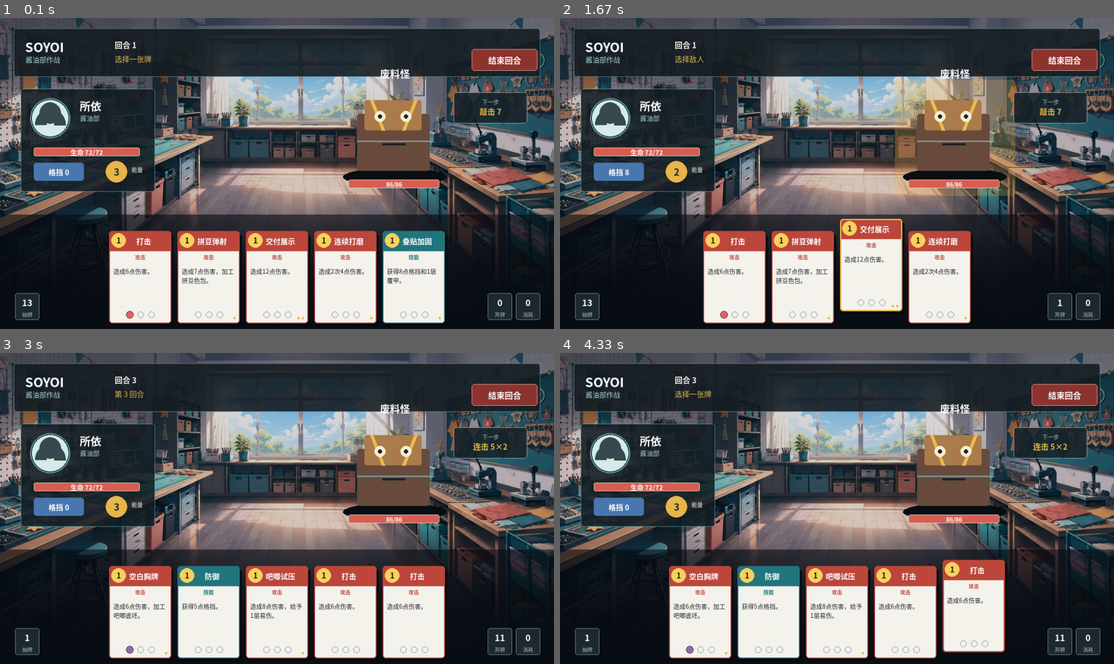
Above: before the commit, frames 1-4 (two rows, left to right).
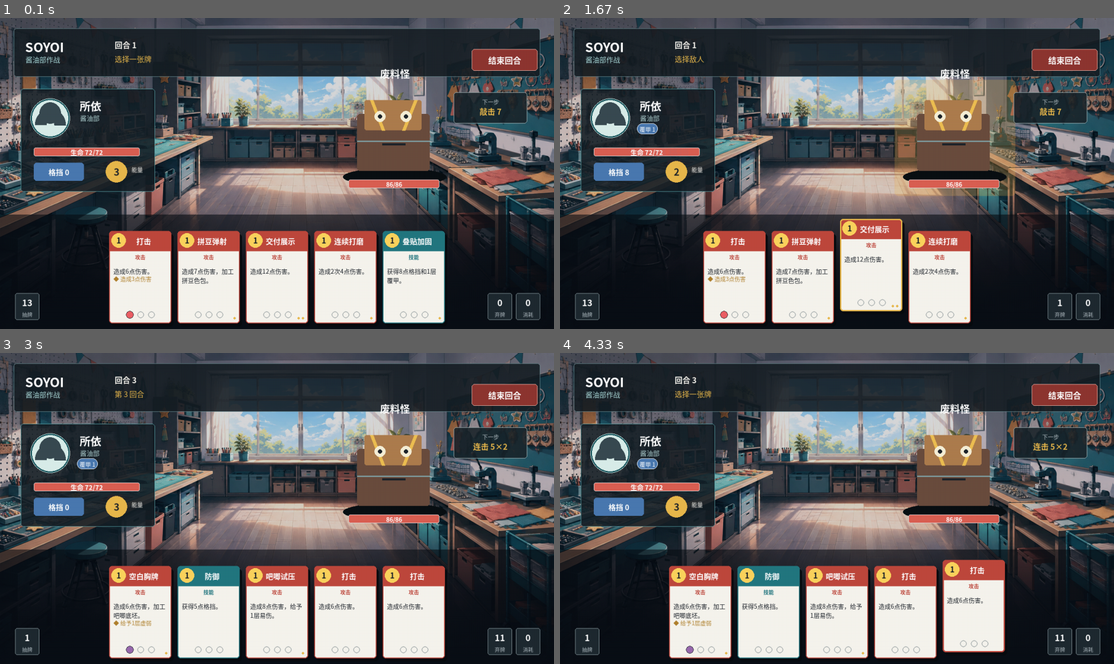
Above: after the commit, the same moments.

Repository: XueDric/Soyoi
Game: pygame game, started from soyoi_game/__main__.py
The game is run twice, just before and just after one commit, with the same random seed, the same clock (stepped at 60 frames per second) and the same inputs.
Inputs (mouse positions are in pixels of both pictures, inside the frame that each line leads up to):
- Up to frame 1 (0.1 s): no input
- Up to frame 2 (1.67 s): click (770, 276) at 0.38 s; click (975, 276) at 0.72 s; click (803, 276) at 1.05 s; click (870, 276) at 1.38 s
- Up to frame 3 (3 s): tap Enter at 1.67 s; click (415, 611) at 2.05 s; tap Space at 2.33 s; click (199, 443) at 2.72 s
- Up to frame 4 (4.33 s): click (975, 611) at 3.05 s; click (975, 611) at 3.38 s; click (975, 611) at 3.72 s; click (975, 611) at 4.05 s

The runs differ from the first frame. In frame 1, less than 0.1% of the frame differs, in the area x 20-28%, y 83-85%; in frame 2, 0.2%, in the area x 13-34%, y 33-85%; in frame 3, 0.2%; in frame 4, 0.2%.

Commit message:
feat(ui): show status pills and material tooltips in pygame demo
- Add STATUS_STYLE mapping (power name -> display label + color) and
  draw_statuses() to render active powers as small pills.
- Show player status under the avatar/name area (above HP bar) and
  enemy status below the enemy HP bar.
- Append material effects (gold '◆ ...') to the card face once a carrier
  has materials equipped.
- Track material-slot hitboxes and draw a floating tooltip on hover,
  listing each attached material's category and effect text.

Diff:
--- a/soyoi_game/ui/pygame_demo.py
+++ b/soyoi_game/ui/pygame_demo.py
@@ -18,6 +18,7 @@
 from ..content.soyoi_cards import PLAYABLE_REWARD_CARDS
 from ..core.cards import Card, CardRarity, CardType, PileType, TargetType
 from ..core.combat import CombatState
+from ..core.creature import Creature
 from ..core.enemy import Enemy, Intent, IntentAction
 from ..core.player import Player
 from ..soyoi.card import get_loadout
@@ -55,6 +56,19 @@
     "badge_blank": (104, 142, 193),
     "liquid_glue": (153, 105, 174),
     "self_sealing_bag": (90, 170, 102),
+}
+
+# 状态（Power）显示：显示名 + 颜色。键与前缀 powers.Powers 一致。
+STATUS_STYLE: dict[str, tuple[str, tuple[int, int, int]]] = {
+    "Strength": ("力量", (232, 184, 76)),
+    "Dexterity": ("敏捷", (104, 142, 193)),
+    "Vulnerable": ("易伤", (218, 96, 83)),
+    "Weak": ("虚弱", (153, 105, 174)),
+    "Poison": ("中毒", (90, 170, 102)),
+    "Thorns": ("荆棘", (146, 129, 100)),
+    "Vigor": ("活力", (238, 190, 62)),
+    "Plating": ("覆甲", (74, 121, 176)),
+    "TempStrength": ("临时力量", (232, 184, 76)),
 }
 
 
@@ -140,6 +154,7 @@
             pygame.image.load(str(BACKGROUND_PATH)).convert(), (WIDTH, HEIGHT)
         )
         self.card_rects: list[tuple[Card, pygame.Rect]] = []
+        self._material_slots: list[tuple[Card, int, object, pygame.Rect]] = []
         self.enemy_rect = pygame.Rect(785, 155, 255, 245)
         self.end_turn_rect = pygame.Rect(1090, 72, 152, 50)
         self.restart_rect = pygame.Rect(540, 405, 200, 54)
@@ -321,6 +336,9 @@
         draw_text(self.canvas, str(player.energy), 22, INK, (269, 355), bold=True, anchor="center")
         draw_text(self.canvas, "能量", 13, PAPER, (304, 349), anchor="midleft")
 
+        # 状态显示：头像右侧、酱油部下边（血条上方）区域
+        self.draw_statuses(player, 178, 244, max_width=190, line_height=20)
+
     def draw_enemy(self) -> None:
         target = self.enemy_rect
         selected = self.selected_card is not None
@@ -351,6 +369,11 @@
         hp_rect = pygame.Rect(805, 374, 210, 20)
         draw_bar(self.canvas, hp_rect, self.enemy.hp, self.enemy.max_hp, CORAL)
         draw_text(self.canvas, f"{self.enemy.hp}/{self.enemy.max_hp}", 14, WHITE, hp_rect.center, bold=True, anchor="center")
+
+        # 状态显示：怪物血条下方
+        px = target.centerx - 100
+        self.draw_statuses(self.enemy, px, 402, max_width=200, line_height=20)
+
         intent_rect = pygame.Rect(1048, 172, 170, 72)
         draw_panel(self.canvas, intent_rect, (26, 36, 42, 225), (173, 190, 191))
         draw_text(self.canvas, "下一步", 13, MUTED, (intent_rect.centerx, 183), anchor="midtop")
@@ -370,6 +393,78 @@
             draw_text(self.canvas, str(count), 20, WHITE, (rect.centerx, rect.y + 20), bold=True, anchor="center")
             draw_text(self.canvas, label, 12, MUTED, (rect.centerx, rect.bottom - 12), anchor="center")
 
+    def draw_statuses(self, creature: Creature, x: int, y: int, *, max_width: int = 280, align: str = "left", line_height: int = 22) -> None:
+        """渲染一个生物当前持有的状态（力量/易伤/虚弱等）为一行小胶囊。
+
+        align="left" 从左往右排，align="center" 居中排。返回绘制到的 y。
+        """
+        powers = getattr(creature, "powers", {})
+        # 只显示层数 > 0 的状态，按固定的 STATUS_STYLE 顺序
+        active = [(k, v.amount) for k, v in powers.items() if getattr(v, "amount", 0) > 0]
+        if not active:
+            return y
+        # 按 key 排序，保证稳定展示顺序
+        active.sort(key=lambda kv: kv[0])
+        cursor = x
+        for key, amount in active:
+            label = STATUS_STYLE.get(key, (key, MUTED))[0]
+            color = STATUS_STYLE.get(key, (key, MUTED))[1]
+            text = f"{label} {amount}"
+            image = font(13).render(text, True, (255, 255, 255))
+            w, h = image.get_size()
+            pad_x, pad_y = 6, 3
+            pill_w, pill_h = w + pad_x * 2, h + pad_y * 2
+            if cursor + pill_w > x + max_width:
+                break
+            rect = pygame.Rect(cursor, y, pill_w, pill_h)
+            pygame.draw.rect(self.canvas, (*color, 235), rect, border_radius=pill_h // 2)
+            pygame.draw.rect(self.canvas, (255, 255, 255), rect, 1, border_radius=pill_h // 2)
+            self.canvas.blit(image, image.get_rect(center=rect.center))
+            cursor += pill_w + 6
+        return y + line_height
+
+    def draw_material_tooltip(self, mouse: tuple[int, int]) -> None:
+        """鼠标悬停在素材圆圈上时显示该素材的效果说明。"""
+        for card, slot, bundle, slot_rect in self._material_slots:
+            if not slot_rect.collidepoint(mouse):
+                continue
+            # 收集该槽素材组件的效果文本
+            title = getattr(card, "title", "牌")
+            comp_texts = []
+            for comp in bundle.components:
+                text = getattr(comp, "effect_text", "") or getattr(comp, "text", "")
+                cat = getattr(comp, "category_text", "")
+                comp_texts.append((comp.title if hasattr(comp, "title") else "素材", cat, text))
+            if not comp_texts:
+                return
+            lines = [f"素材槽 {slot + 1}：{title}"]
+            for cname, cat, text in comp_texts:
+                lines.append(f"{cat}{(' ' + text) if text else ''}")
+            # draw tooltip panel near the slot
+            self._draw_tooltip_panel(slot_rect.x + slot_rect.width, slot_rect.y - 8, lines)
+            return
+
+    def _draw_tooltip_panel(self, x: int, y: int, lines: list[str]) -> None:
+        """绘制一个简易 tooltip 浮层。"""
+        pad = 8
+        widths = [font(14).size(line)[0] for line in lines]
+        h = len(lines) * 20 + pad * 2
+        w = max(widths) + pad * 2
+        w = min(w, 300)
+        # clamp to screen
+        if x + w > WIDTH - 8:
+            x = WIDTH - 8 - w
+        if y + h > HEIGHT - 8:
+            y = HEIGHT - 8 - h
+        rect = pygame.Rect(x, y, w, h)
+        pygame.draw.rect(self.canvas, (24, 31, 38, 240), rect, border_radius=6)
+        pygame.draw.rect(self.canvas, (238, 184, 76), rect, 1, border_radius=6)
+        yy = rect.y + pad
+        for i, line in enumerate(lines):
+            color = (176, 129, 45) if i == 0 else (240, 240, 240)
+            draw_text(self.canvas, line, 14, color, (rect.x + pad, yy), anchor="topleft")
+            yy += 20
+
     def draw_card(self, card: Card, rect: pygame.Rect, hovered: bool) -> None:
         color = CARD_COLORS[card.card_type]
         shadow = rect.move(5, 7)
@@ -397,6 +492,25 @@
                 material_id = bundle.components[0].card_id
                 pygame.draw.circle(self.canvas, MATERIAL_COLORS.get(material_id, TEAL), center, 9)
                 pygame.draw.circle(self.canvas, INK, center, 9, 1)
+                # 记录素材槽的可悬停区域（供 material tooltip 使用）
+                slot_rect = pygame.Rect(center[0] - 10, center[1] - 10, 20, 20)
+                self._material_slots.append((card, slot, bundle, slot_rect))
+
+        # 追加素材效果描述：在卡面正文后追加该牌已装备素材的效果文本（金色）
+        if loadout.material_count > 0:
+            effects = []
+            for b in loadout.slots:
+                if b is None:
+                    continue
+                for comp in b.components:
+                    text = getattr(comp, "effect_text", "") or getattr(comp, "text", "")
+                    if text:
+                        effects.append(text)
+            if effects:
+                y_pos = rect.y + 82 + len(wrap_text(card.text, rect.width - 20, 14, 4)) * 21 + 6
+                for line in wrap_text("◆ " + "；".join(effects), rect.width - 20, 13, 3):
+                    draw_text(self.canvas, line, 13, (176, 129, 45), (rect.x + 10, y_pos), anchor="midleft")
+                    y_pos += 18
 
         rarity_marks = {CardRarity.BASIC: 0, CardRarity.COMMON: 1, CardRarity.UNCOMMON: 2, CardRarity.RARE: 3}.get(card.rarity, 0)
         for index in range(rarity_marks):
@@ -405,8 +519,11 @@
     def draw_hand(self) -> None:
         mouse = self.current_mouse()
         self.card_rects = self.hand_layout(mouse)
+        self._material_slots.clear()
         for card, rect in self.card_rects:
             self.draw_card(card, rect, rect.collidepoint(mouse))
+        # 鼠标悬停在素材槽上时，绘制素材效果 tooltip
+        self.draw_material_tooltip(mouse)
 
     def draw_float_texts(self) -> None:
         for item in self.float_texts:
